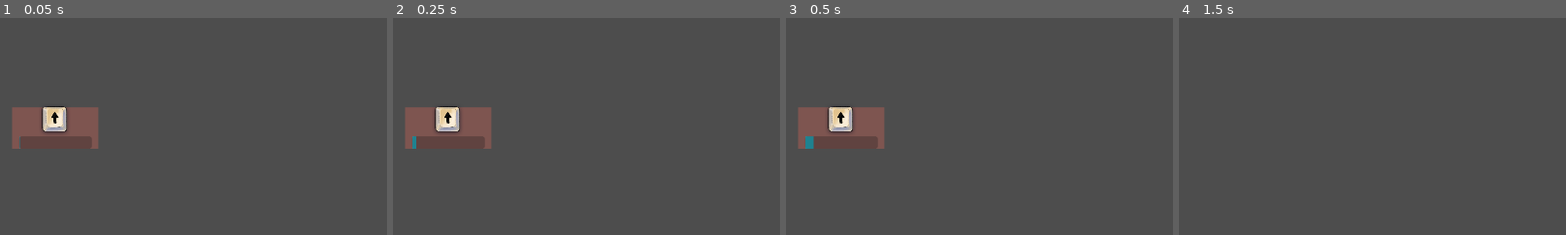
Above: before the commit, frames 1-4 (left to right).
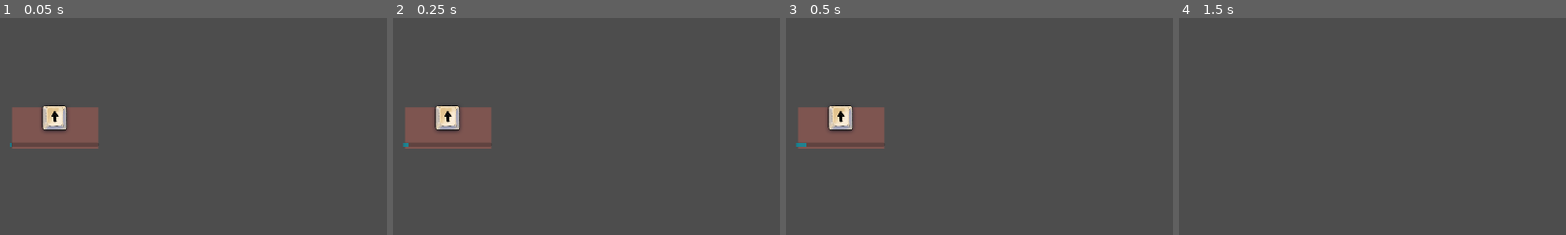
Above: after the commit, the same moments.

Repository: boneyard24/VGGJ2026
Game: Godot game, scene res://Scenes/QTE/QTEPopup.tscn
The game is run twice, just before and just after one commit, with the same random seed, the same clock (stepped at 60 frames per second) and the same inputs. This scene is started directly instead of the project's main scene.
Inputs:
- Up to frame 1 (0.05 s): no input
- Up to frame 2 (0.25 s): no input
- Up to frame 3 (0.5 s): no input
- Up to frame 4 (1.5 s): tap Enter (enter) at 0.5, 0.6, 1.35 s; hold Right (right) 0.53-1.28 s; tap Space at 1.25 s; hold Down (down) from 1.28 s (still down)
The pictures show only the part of the screen within x 0-50%, y 9-59%; the shares and areas given below are measured in that part.

The runs differ from the first frame. In frame 1, 1.0% of the frame differs, in the area x 2-26%, y 40-61%; in frame 2, 1.0%; in frame 3, 1.0%; in frame 4, nothing differs.

Commit message:
new boss assets, bgs, qte bug fix for time and location

Diff:
--- a/trainger/Scenes/QTE/QTEPopup.tscn
+++ b/trainger/Scenes/QTE/QTEPopup.tscn
@@ -21,17 +21,15 @@
 offset_bottom = -1.31913
 theme_override_styles/panel = SubResource("StyleBoxFlat_1c3dc")
 
-[node name="Sprite2D" type="Sprite2D" parent="." unique_id=2106237570]
-
 [node name="QTETimer" type="Timer" parent="." unique_id=1801738351]
 one_shot = true
 autostart = true
 
 [node name="ProgressBar" type="ProgressBar" parent="." unique_id=1767744681]
-offset_left = -88.0
-offset_top = -31.0
-offset_right = 92.0
-offset_bottom = -1.0
+offset_left = -110.0
+offset_top = -16.0
+offset_right = 110.0
+offset_bottom = -6.0
 theme_override_styles/fill = SubResource("StyleBoxFlat_yvlxk")
 show_percentage = false
 
@@ -40,8 +38,8 @@
 
 [node name="SpriteBoxContainer" parent="." unique_id=1093026482 instance=ExtResource("3_yvlxk")]
 offset_left = -126.0
-offset_top = -134.0
+offset_top = -107.0
 offset_right = 126.0
-offset_bottom = -74.0
+offset_bottom = -47.0
 size_flags_horizontal = 4
 size_flags_vertical = 4
--- a/trainger/Scenes/QTE/SpriteBoxContainer/SpriteBoxContainer.tscn
+++ b/trainger/Scenes/QTE/SpriteBoxContainer/SpriteBoxContainer.tscn
@@ -7,10 +7,19 @@
 [ext_resource type="Texture2D" uid="uid://b7rckokgbiret" path="res://Assets/Buttons/Button_Right.png" id="5_an48u"]
 
 [node name="HBoxContainer" type="HBoxContainer" unique_id=1093026482]
-offset_right = 252.0
-offset_bottom = 60.0
-size_flags_horizontal = 3
-size_flags_vertical = 3
+anchors_preset = 8
+anchor_left = 0.5
+anchor_top = 0.5
+anchor_right = 0.5
+anchor_bottom = 0.5
+offset_left = -200.0
+offset_top = -30.0
+offset_right = 52.0
+offset_bottom = 30.0
+grow_horizontal = 2
+grow_vertical = 2
+size_flags_horizontal = 6
+size_flags_vertical = 6
 alignment = 1
 script = ExtResource("1_uryap")
 
--- a/trainger/Scenes/QTE/SpriteBoxContainer/sprite_box_container.gd
+++ b/trainger/Scenes/QTE/SpriteBoxContainer/sprite_box_container.gd
@@ -10,6 +10,8 @@
 func _ready() -> void:
 	for child in get_children():
 		child.queue_free()
+
+
 	#MakeSprites(5)
 	#pass # Replace with function body.
 
--- a/trainger/Scenes/QTE/qte_popup.gd
+++ b/trainger/Scenes/QTE/qte_popup.gd
@@ -19,9 +19,12 @@
 # Called when the node enters the scene tree for the first time.
 func _ready() -> void:
 	var ComboInputs = Globals.GenerateQTECombo(ComboLength)
+
+	var timeMod : float = ComboLength / 3
 	var rng := RandomNumberGenerator.new()
 	var randTime := rng.randf_range(MinTime, MaxTime)
 
+	randTime += timeMod
 
 	TimerBar.min_value = 0
 	TimerBar.max_value = randTime
@@ -35,6 +38,8 @@
 
 	SpriteBoxContainer.MakeNewSprites(ComboInputs)
 
+	var xBuffer : float = ComboLength * 70
+	var yBuffer : float = 150.0
 
 	"""
 	#Random Screen Position Segment
@@ -48,9 +53,9 @@
 	# Generate random X and Y coordinates within the screen boundaries
 	# Use randf_range for floating-point positions, or randi_range for integer positions
 	var rand_x: float = rng.randf_range(0, screen_size.x)
-	rand_x = clamp(rand_x, 100, screen_size.x-100)
+	rand_x = clamp(rand_x, xBuffer, screen_size.x-xBuffer)
 	var rand_y: float = rng.randf_range(0, screen_size.y)
-	rand_y = clamp(rand_y, 100, screen_size.y-100)
+	rand_y = clamp(rand_y, yBuffer, screen_size.y-yBuffer)
 
 	# Create a new random position vector
 	var random_position: Vector2 = Vector2(rand_x, rand_y)
Binary file added: trainger/Assets/BGs/2_Background_Office@0.5x@0.5x.png
Not shown, added: trainger/Assets/BGs/2_Background_Office@0.5x@0.5x.png.import
Binary file added: trainger/Assets/BGs/5_Foreground@0.5x@0.5x.png
Not shown, added: trainger/Assets/BGs/5_Foreground@0.5x@0.5x.png.import
Binary file changed: trainger/Assets/Boss/BossCharacter@0.5x_Idle.png
